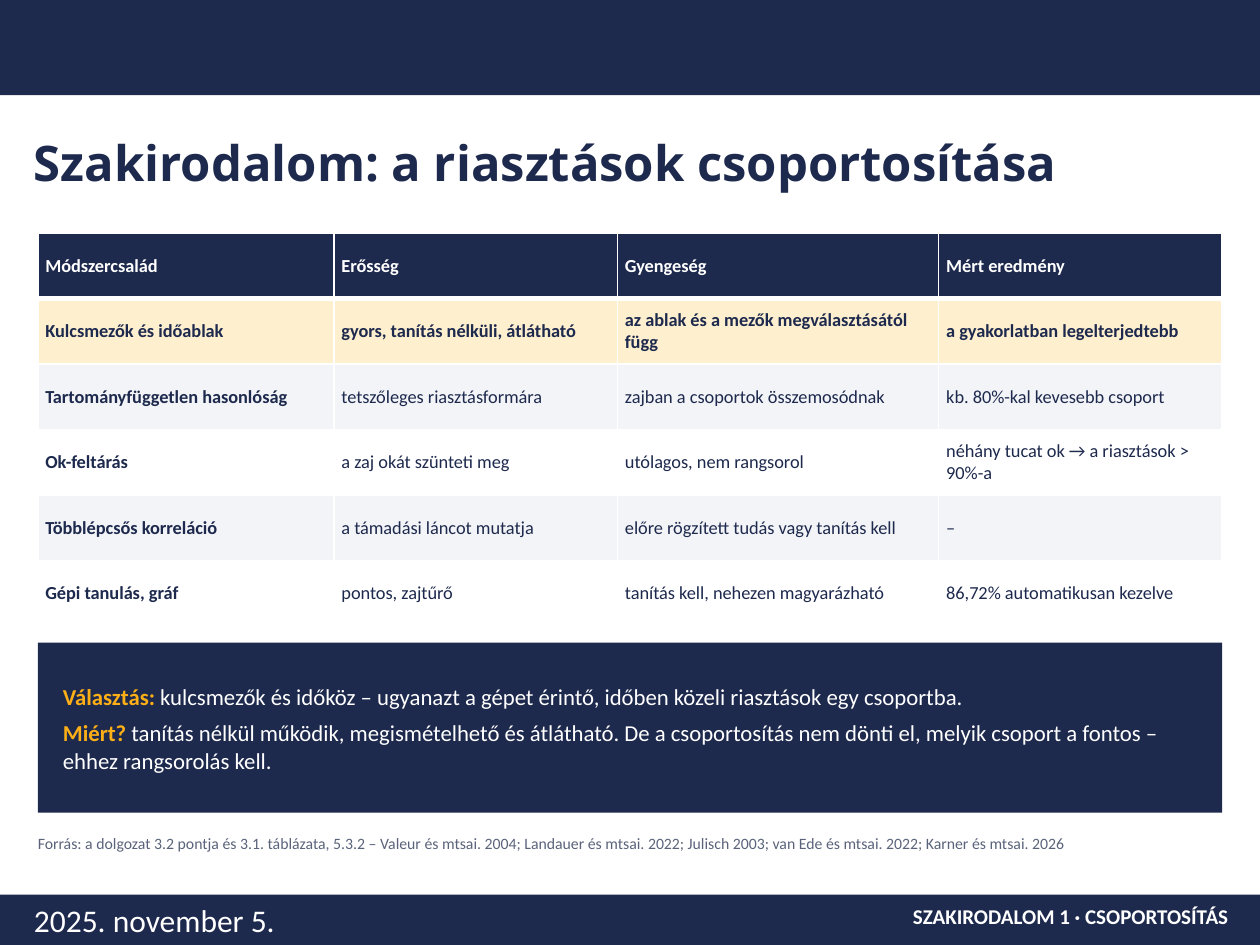
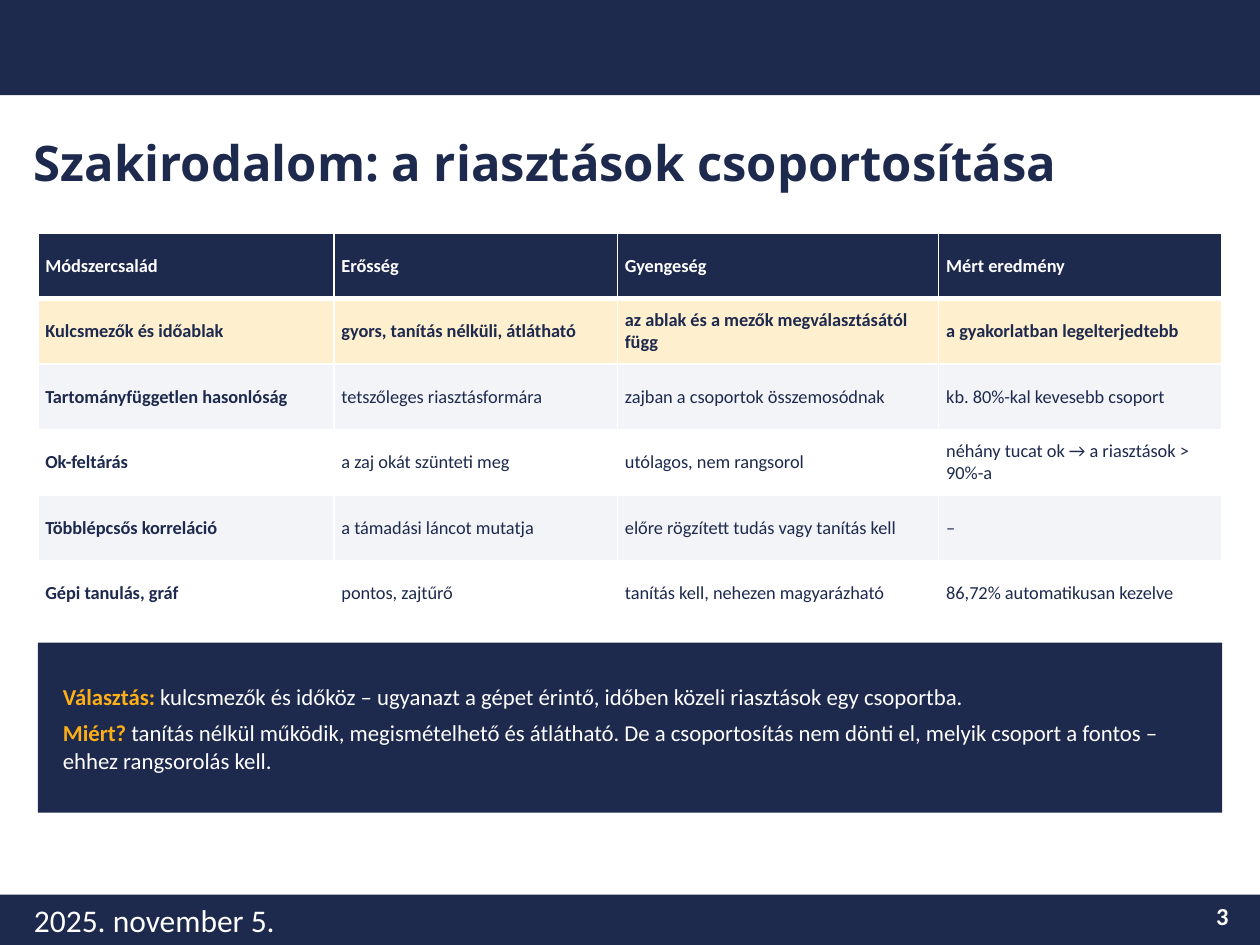
Before and after one commit to nagyjozsef0311/diplomamunka-alert-aggregation, a slide deck: slide 3 of docs/prezentaciok/dm2_beszamolo.pptx. Drawn at 1260x945 pixels with LibreOffice and Linux fonts; fonts in the diff are those of the drawing; background and template pictures are left out. Boxes give left, top, right and bottom in pixels: in the first picture for what was removed or moved away, otherwise in the second. Text is boxed around its words. In the diff, an @@ line names an element or a change of style, - is before the commit and + after.

```diff
--- a/docs/prezentaciok/dm2_beszamolo.pptx
+++ b/docs/prezentaciok/dm2_beszamolo.pptx
@@ text removed at box(38, 838, 1064, 852) @@
-Forrás: a dolgozat 3.2 pontja és 3.1. táblázata, 5.3.2 – Valeur és mtsai. 2004; Landauer és mtsai. 2022; Julisch 2003; van Ede és mtsai. 2022; Karner és mtsai. 2026
@@ text at box(1216, 909, 1228, 925): text changed; size 12 to 14 pt @@
-SZAKIRODALOM 1 · CSOPORTOSÍTÁS
+3
```
Also in this commit, not shown: 5 other slides changed, 1 slide added, 2 other files.
